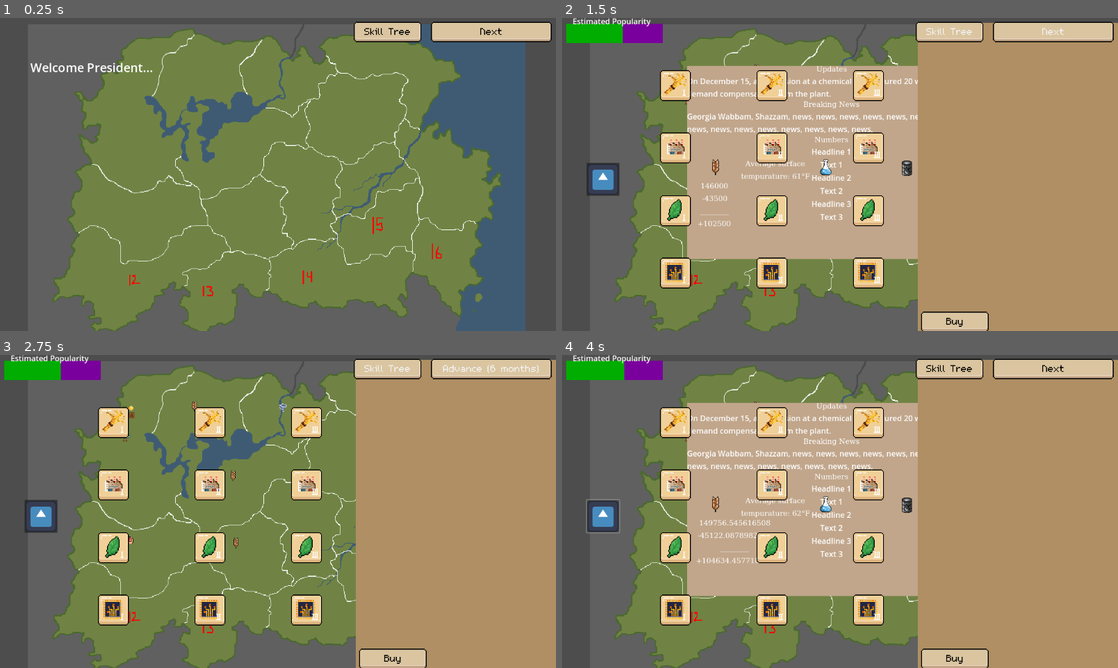
Above: before the commit, frames 1-4 (two rows, left to right).
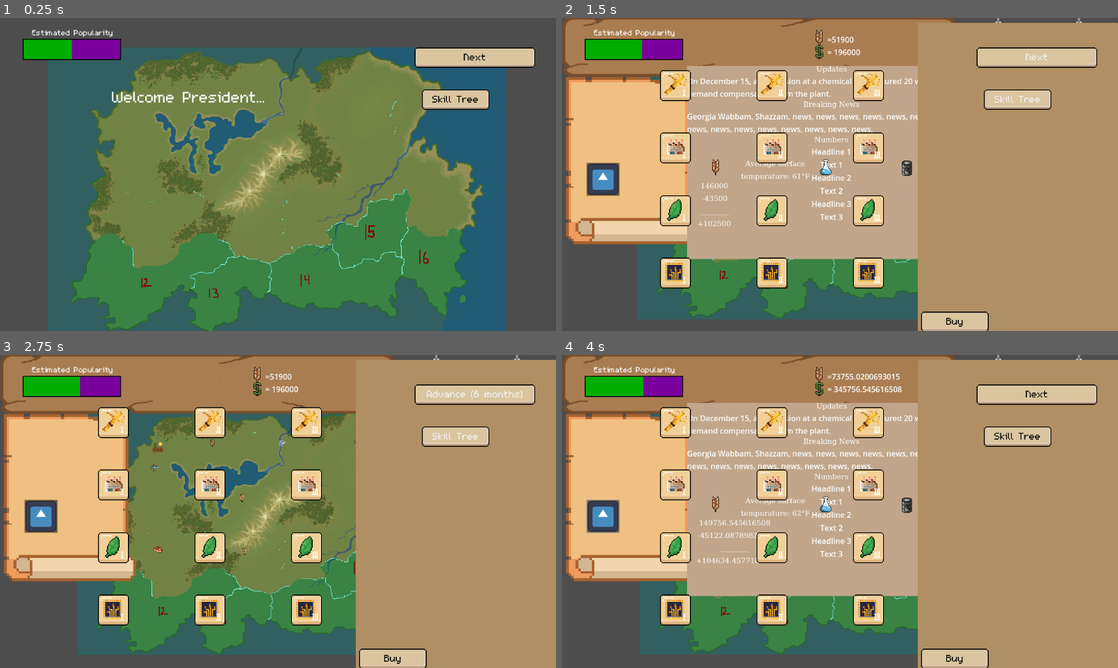
Above: after the commit, the same moments.

Repository: mccoogp/WeatherInc
Game: Godot game, scene res://world.tscn
The game is run twice, just before and just after one commit, with the same random seed, the same clock (stepped at 60 frames per second) and the same inputs. The engine's default icon, where the game draws it, is replaced by a stand-in: a white triangle on a blue panel in a dark square.
Inputs (mouse positions are in pixels of both pictures, inside the frame that each line leads up to):
- Up to frame 1 (0.25 s): no input
- Up to frame 2 (1.5 s): click "Skill Tree" at 0.5 s; click "Next" at 1.25 s
- Up to frame 3 (2.75 s): click "Next" at 2 s
- Up to frame 4 (4 s): click "Advance (6 months)" at 2.75 s; click (600, 517) at 3.5 s

The runs differ from the first frame. In frame 1, 57% of the frame differs, in the area x 4-100%, y 1-100%; in frame 2, 34%; in frame 3, 43%; in frame 4, 34%.

Commit message:
Added some more art and getting the UI working

Diff:
--- /dev/null
+++ b/district.gdshader
@@ -0,0 +1,14 @@
+shader_type canvas_item;
+
+void vertex() {
+	// Called for every vertex the material is visible on.
+}
+
+void fragment() {
+	// Called for every pixel the material is visible on.
+}
+
+//void light() {
+	// Called for every pixel for every light affecting the CanvasItem.
+	// Uncomment to replace the default light processing function with this one.
+//}
--- a/world.gd
+++ b/world.gd
@@ -20,13 +20,14 @@
 var year = 1
 # Called when the node enters the scene tree for the first time.
 func _ready() -> void:
-	$Label4.text = "    =" + str(food) + "\n     = " + str(money)
+	$TopBar/Variables.text = "    =" + str(food) + "\n     = " + str(money)
+	$TopBar.visible = false
 
 var adjacents = {0: [1,4,6], 1: [0,4,2], 2: [1,3,4,5], 3: [2,5,10], 4: [0,1,2,5,6,7,8], 5: [2,3,4,8,9,10], 6: [0,4,7,11], 7: [4,6,8,11,12,13], 8: [4,5,7,9,13,14], 9: [5,8,10,14], 10: [3,5,9,14,15], 11:[6,7,12], 12: [11,7,13], 13: [12,7,8,14,15], 14: [8,9,10,13,15], 15: [10,13,14]}
 
 var zoom = -1
-var cameracenter =  Vector2(420, 297)
-var camerazoom = 1
+var cameracenter =  Vector2(420, 250)
+var camerazoom = 0.8
 
 var posprod = ["none", "grain", "meat", "fish", "factory", "oil", "research"]
 var curprod = 0
@@ -290,7 +291,7 @@
 				if event is InputEventKey and event.pressed:
 					if Input.is_key_pressed(KEY_BACKSPACE):
 						cameracenter =  Vector2(420, 297)
-						camerazoom = 1
+						camerazoom = 0.7
 						zoom = -1
 
 
@@ -298,7 +299,7 @@
 					if event.button_index == MOUSE_BUTTON_LEFT and event.pressed:
 						if districts[zoom].clicked == false and $DistrictMenu.anyclicked == false:
 							cameracenter =  Vector2(420, 297)
-							camerazoom = 1
+							camerazoom = 0.7
 							zoom = -1
 							for district in 16:
 								if districts[district].clicked == true:
@@ -321,7 +322,7 @@
 			if Input.is_key_pressed(KEY_BACKSPACE):
 				frame = 0
 				$Camera2D.position = Vector2(420, 297)
-				$Camera2D.zoom = Vector2(1,1)
+				$Camera2D.zoom = Vector2(0.7,0.7)
 				$DistrictMenu.industry_clicked = false
 				$CanvasLayer.visible = true
 				$"Popularity bar".visible = true
@@ -329,15 +330,15 @@
 		if Input.is_key_pressed(KEY_BACKSPACE):
 				frame = 0
 				$Camera2D.position = Vector2(420, 297)
-				$Camera2D.zoom = Vector2(1,1)
+				$Camera2D.zoom = Vector2(0.7,0.7)
 				$CanvasLayer.visible = previousvis[0]
 				$"Popularity bar".visible =  previousvis[1]
 				$Start.visible = previousvis[2]
 
 func _process(delta: float) -> void:
-	$Label4.text = "    =" + str(food) + "\n    = " + str(money)
+	$TopBar/Variables.text = "    =" + str(food) + "\n    = " + str(money)
 	if activatefact:
-		$Label4.text += "\nFactories = " + str(factories)
+		$TopBar/Variables.text += "\nFactories = " + str(factories)
 	if frame == 0:
 		#print($Camera2D.zoom, $Camera2D.position)
 		#print(camerazoom, cameracenter)
@@ -346,8 +347,8 @@
 		$Camera2D.zoom.x += (camerazoom - $Camera2D.zoom.x)/30
 		$Camera2D.zoom.y += (camerazoom - $Camera2D.zoom.y)/30
 
-		$Label4.position = $Camera2D.position + Vector2(256, -290)/$Camera2D.zoom.y
-		$Label4.scale = Vector2(1,1)/$Camera2D.zoom.x
+		#$Label4.position = $Camera2D.position + Vector2(256, -290)/$Camera2D.zoom.y
+		#$Label4.scale = Vector2(1,1)/$Camera2D.zoom.x
 
 
 		if zoom == -1:
@@ -510,11 +511,10 @@
 			var estimate = GenPopularity(10)
 			$"Popularity bar/ColorRect".size.x = estimate
 			$"Popularity bar/ColorRect2".size.x = 100 - estimate
-			$"Popularity bar/ColorRect2".position.x = 9 + 2*estimate
-
-
-
-			$Label4.visible = true
+			$"Popularity bar/ColorRect2".position.x = 49 + 2*estimate
+
+			$TopBar.visible = true
+			#$Label4.visible = true
 			$"Popularity bar".visible = true
 			$Start.visible = false
 			$CanvasLayer/News.hide = false
--- a/world.tscn
+++ b/world.tscn
@@ -1,30 +1,38 @@
-[gd_scene load_steps=30 format=3 uid="uid://dgo4cwa032h0v"]
+[gd_scene load_steps=36 format=3 uid="uid://dgo4cwa032h0v"]
 
 [ext_resource type="Script" path="res://world.gd" id="1_3gon6"]
 [ext_resource type="PackedScene" uid="uid://cacfd62pudml6" path="res://district.tscn" id="2_41llr"]
 [ext_resource type="Texture2D" uid="uid://b42u6galvg4kj" path="res://ogpc_map/mapfr.png" id="2_yw1kr"]
 [ext_resource type="Texture2D" uid="uid://csgnvamjyfsfx" path="res://icon.svg" id="3_w2861"]
-[ext_resource type="Texture2D" uid="uid://ccq87xsoyvug2" path="res://ogpc_map/map1.png" id="4_nrn2x"]
+[ext_resource type="Texture2D" uid="uid://m467oey86fmp" path="res://4caster Art/new map/district1.png" id="4_beqg1"]
 [ext_resource type="Texture2D" uid="uid://ci40uw4qw76ht" path="res://Box.png" id="4_r5mvf"]
-[ext_resource type="Texture2D" uid="uid://chk56xbm72gq8" path="res://ogpc_map/map2.png" id="5_java2"]
+[ext_resource type="Texture2D" uid="uid://0u746ocid1y2" path="res://4caster Art/new map/district2.png" id="5_ec8ym"]
 [ext_resource type="Script" path="res://district_menu.gd" id="5_s2cnt"]
-[ext_resource type="Texture2D" uid="uid://stjlvyolph21" path="res://ogpc_map/map3.png" id="6_dnp75"]
+[ext_resource type="Texture2D" uid="uid://dcrmpvds4a51n" path="res://4caster Art/new map/district3.png" id="6_fi25x"]
 [ext_resource type="Script" path="res://industry_menu_clicked.gd" id="6_ttn6t"]
 [ext_resource type="Script" path="res://popularity.gd" id="7_b887d"]
-[ext_resource type="Texture2D" uid="uid://c1gfgth63xvrd" path="res://ogpc_map/map4.png" id="7_q7djm"]
 [ext_resource type="Script" path="res://label_2.gd" id="7_vefmc"]
-[ext_resource type="Texture2D" uid="uid://dvbbn3i485v5s" path="res://ogpc_map/map5.png" id="8_wxhan"]
-[ext_resource type="Texture2D" uid="uid://chaglsycfa0sp" path="res://ogpc_map/map6.png" id="9_cjij6"]
-[ext_resource type="Texture2D" uid="uid://b1x425kpot6kk" path="res://ogpc_map/map7.png" id="10_6le1u"]
-[ext_resource type="Texture2D" uid="uid://bepn0r0vs8tg5" path="res://ogpc_map/map8.png" id="11_fs5wx"]
-[ext_resource type="Texture2D" uid="uid://dq6yda8lu7x8d" path="res://ogpc_map/map9.png" id="12_7bvj4"]
+[ext_resource type="Texture2D" uid="uid://ddy4svvjoetiw" path="res://4caster Art/new map/district4.png" id="7_yp4oj"]
+[ext_resource type="Texture2D" uid="uid://nla4nyaawkns" path="res://4caster Art/new map/district5.png" id="8_83dif"]
+[ext_resource type="Texture2D" uid="uid://dlhe4u1yppycd" path="res://4caster Art/new map/district6.png" id="9_vg7tp"]
+[ext_resource type="Texture2D" uid="uid://6c0b88arghg3" path="res://4caster Art/new map/district7.png" id="10_t472r"]
+[ext_resource type="Texture2D" uid="uid://b6xafhg1w3k1g" path="res://4caster Art/new map/district8.png" id="11_y2jl0"]
+[ext_resource type="Texture2D" uid="uid://do8d2kr3l75qw" path="res://4caster Art/new map/district9.png" id="12_ag4au"]
 [ext_resource type="PackedScene" uid="uid://s2poj2l4nlfc" path="res://UI.tscn" id="12_k216x"]
+[ext_resource type="Texture2D" uid="uid://dopnm5g13slcy" path="res://4caster Art/new map/district10.png" id="13_23l0j"]
 [ext_resource type="Script" path="res://tax_label.gd" id="13_6327v"]
-[ext_resource type="Texture2D" uid="uid://b1yqgep36wrhs" path="res://ogpc_map/map10.png" id="13_thahp"]
-[ext_resource type="Texture2D" uid="uid://lbnmtd3bb3gc" path="res://ogpc_map/map11.png" id="14_e5fce"]
+[ext_resource type="Texture2D" uid="uid://bpn10f2wtf42n" path="res://4caster Art/new map/district11.png" id="14_5hcpw"]
 [ext_resource type="Texture2D" uid="uid://cf4tedwaqq4r6" path="res://4caster Art/variables/dollar.png" id="15_ds5hs"]
+[ext_resource type="FontFile" uid="uid://bdw8tj5ekkyoi" path="res://m5x7.ttf" id="16_6dtuk"]
 [ext_resource type="Texture2D" uid="uid://cv5e5dl0udsxh" path="res://4caster Art/industries/grain.png" id="16_lw505"]
+[ext_resource type="Texture2D" uid="uid://b1ecqpyxsxhg2" path="res://4caster Art/menu/menu_left.png" id="16_r0fdw"]
+[ext_resource type="Texture2D" uid="uid://b3hq3frebpew7" path="res://4caster Art/menu/menu_right.png" id="17_uh2i4"]
 [ext_resource type="PackedScene" uid="uid://b6n21rixj3vjv" path="res://pause.tscn" id="25_irgum"]
+[ext_resource type="Texture2D" uid="uid://dsc86vr60qvhl" path="res://4caster Art/menu/menu.png" id="26_3urtx"]
+
+[sub_resource type="LabelSettings" id="LabelSettings_gib8d"]
+font = ExtResource("16_6dtuk")
+font_size = 25
 
 [sub_resource type="LabelSettings" id="LabelSettings_afd1u"]
 font_size = 70
@@ -38,6 +46,10 @@
 
 [sub_resource type="LabelSettings" id="LabelSettings_7wjru"]
 font_size = 40
+
+[sub_resource type="LabelSettings" id="LabelSettings_3u6n6"]
+font = ExtResource("16_6dtuk")
+font_size = 50
 
 [node name="world" type="Node2D" node_paths=PackedStringArray("districts")]
 scale = Vector2(0.84, 0.84)
@@ -45,23 +57,25 @@
 districts = [NodePath("District"), NodePath("District2"), NodePath("District3"), NodePath("District4"), NodePath("Distr …(267 unchanged characters)…
 
 [node name="Background" type="Sprite2D" parent="."]
+modulate = Color(0.521569, 1, 1, 1)
 texture_filter = 1
 position = Vector2(417, 309)
 scale = Vector2(0.720001, 0.716921)
 texture = ExtResource("2_yw1kr")
 
 [node name="District" parent="." instance=ExtResource("2_41llr")]
-position = Vector2(23, 91)
+position = Vector2(20.2381, 92.8571)
 scale = Vector2(67, 67)
 water = true
 population = 20000
 product = ["fish"]
 center = Vector2(60, 150)
 zoom = 1.75
-image = ExtResource("4_nrn2x")
+image = ExtResource("4_beqg1")
 
 [node name="District2" parent="." instance=ExtResource("2_41llr")]
-position = Vector2(194, 17)
+texture_filter = 1
+position = Vector2(197.619, 17.8571)
 scale = Vector2(67, 67)
 DistrictNumber = 2
 water = true
@@ -69,7 +83,7 @@
 product = ["grain"]
 center = Vector2(200, 50)
 zoom = 3.0
-image = ExtResource("5_java2")
+image = ExtResource("5_ec8ym")
 
 [node name="District3" parent="." instance=ExtResource("2_41llr")]
 texture_filter = 1
@@ -79,7 +93,7 @@
 product = ["oil"]
 center = Vector2(410, 50)
 zoom = 3.5
-image = ExtResource("6_dnp75")
+image = ExtResource("6_fi25x")
 
 [node name="District4" parent="." instance=ExtResource("2_41llr")]
 texture_filter = 1
@@ -90,7 +104,7 @@
 product = ["fish"]
 center = Vector2(620, 20)
 zoom = 2.5
-image = ExtResource("7_q7djm")
+image = ExtResource("7_yp4oj")
 
 [node name="District5" parent="." instance=ExtResource("2_41llr")]
 texture_filter = 1
@@ -101,7 +115,7 @@
 product = ["grain"]
 center = Vector2(280, 220)
 zoom = 2.5
-image = ExtResource("8_wxhan")
+image = ExtResource("8_83dif")
 
 [node name="District6" parent="." instance=ExtResource("2_41llr")]
 texture_filter = 1
@@ -110,7 +124,7 @@
 DistrictNumber = 6
 center = Vector2(540, 125)
 zoom = 2.5
-image = ExtResource("9_cjij6")
+image = ExtResource("9_vg7tp")
 
 [node name="District7" parent="." instance=ExtResource("2_41llr")]
 texture_filter = 1
@@ -120,7 +134,7 @@
 product = ["meat"]
 center = Vector2(30, 370)
 zoom = 2.5
-image = ExtResource("10_6le1u")
+image = ExtResource("10_t472r")
 
 [node name="District8" parent="." instance=ExtResource("2_41llr")]
 texture_filter = 1
@@ -130,7 +144,7 @@
 product = ["grain"]
 center = Vector2(310, 370)
 zoom = 2.7
-image = ExtResource("11_fs5wx")
+image = ExtResource("11_y2jl0")
 
 [node name="District9" parent="." instance=ExtResource("2_41llr")]
 texture_filter = 1
@@ -139,7 +153,7 @@
 DistrictNumber = 9
 center = Vector2(490, 340)
 zoom = 2.3
-image = ExtResource("12_7bvj4")
+image = ExtResource("12_ag4au")
 
 [node name="District10" parent="." instance=ExtResource("2_41llr")]
 texture_filter = 1
@@ -148,7 +162,7 @@
 DistrictNumber = 10
 center = Vector2(629, 290)
 zoom = 3.2
-image = ExtResource("13_thahp")
+image = ExtResource("13_23l0j")
 
 [node name="District11" parent="." instance=ExtResource("2_41llr")]
 texture_filter = 1
@@ -157,7 +171,7 @@
 water = true
 center = Vector2(820, 300)
 zoom = 2.5
-image = ExtResource("14_e5fce")
+image = ExtResource("14_5hcpw")
 
 [node name="District12" parent="." instance=ExtResource("2_41llr")]
 
@@ -170,49 +184,81 @@
 [node name="District16" parent="." instance=ExtResource("2_41llr")]
 water = true
 
+[node name="TopBar" type="CanvasLayer" parent="."]
+
+[node name="MenuGuide" type="Sprite2D" parent="TopBar"]
+position = Vector2(573, 355)
+scale = Vector2(1.34, 1.34)
+texture = ExtResource("26_3urtx")
+
+[node name="LeftMenu" type="Sprite2D" parent="TopBar"]
+texture_filter = 1
+position = Vector2(145, 295)
+scale = Vector2(1.34, 1.34)
+texture = ExtResource("16_r0fdw")
+
+[node name="TopMenu" type="Sprite2D" parent="TopBar"]
+texture_filter = 1
+position = Vector2(145, 295)
+scale = Vector2(1.34, 1.34)
+texture = ExtResource("16_r0fdw")
+
+[node name="RightMenu" type="Sprite2D" parent="TopBar"]
+texture_filter = 1
+position = Vector2(981, 111)
+scale = Vector2(1.34, 1.34)
+texture = ExtResource("17_uh2i4")
+
+[node name="Variables" type="Label" parent="TopBar"]
+offset_left = 533.0
+offset_top = 33.0
+offset_right = 823.99
+offset_bottom = 108.0
+
+[node name="Money" type="Sprite2D" parent="TopBar/Variables"]
+position = Vector2(0.000434399, 36.9047)
+texture = ExtResource("15_ds5hs")
+
+[node name="Food" type="Sprite2D" parent="TopBar/Variables"]
+position = Vector2(0.000435965, 8.33329)
+texture = ExtResource("16_lw505")
+
 [node name="Popularity bar" type="CanvasLayer" parent="."]
-visible = false
+
+[node name="ColorRect3" type="ColorRect" parent="Popularity bar"]
+offset_left = 47.0
+offset_top = 43.0
+offset_right = 251.0
+offset_bottom = 87.0
+color = Color(0, 0, 0, 1)
 
 [node name="ColorRect2" type="ColorRect" parent="Popularity bar"]
-offset_left = 109.0
-offset_top = 12.0
-offset_right = 159.0
-offset_bottom = 52.0
+offset_left = 149.0
+offset_top = 45.0
+offset_right = 199.0
+offset_bottom = 85.0
 scale = Vector2(2, 1)
 color = Color(0.478431, 0, 0.615686, 1)
 
 [node name="ColorRect" type="ColorRect" parent="Popularity bar"]
-offset_left = 9.0
-offset_top = 12.0
-offset_right = 59.0
-offset_bottom = 52.0
+offset_left = 49.0
+offset_top = 45.0
+offset_right = 99.0
+offset_bottom = 85.0
 scale = Vector2(2, 1)
 color = Color(0, 0.678431, 0, 1)
 
 [node name="Label" type="Label" parent="Popularity bar"]
 texture_filter = 1
-offset_left = 22.0
-offset_top = -5.0
-offset_right = 184.0
-offset_bottom = 18.0
+offset_left = 66.0
+offset_top = 19.0
+offset_right = 235.0
+offset_bottom = 42.0
 text = "Estimated Popularity"
-
-[node name="Label4" type="Label" parent="."]
-visible = false
-offset_left = 1164.29
-offset_top = 67.8571
-offset_right = 1455.28
-offset_bottom = 142.857
-
-[node name="Money" type="Sprite2D" parent="Label4"]
-position = Vector2(0.000434399, 36.9047)
-texture = ExtResource("15_ds5hs")
-
-[node name="Food" type="Sprite2D" parent="Label4"]
-position = Vector2(0.000435965, 8.33329)
-texture = ExtResource("16_lw505")
+label_settings = SubResource("LabelSettings_gib8d")
 
 [node name="DistrictMenu" type="Sprite2D" parent="."]
+z_index = 1
 position = Vector2(-90.4762, 63.0953)
 scale = Vector2(0.08, 0.08)
 script = ExtResource("5_s2cnt")
@@ -297,12 +343,13 @@
 
 [node name="Camera2D" type="Camera2D" parent="."]
 position = Vector2(420, 297)
+scale = Vector2(0.7, 0.7)
 
 [node name="Label3" type="Label" parent="."]
-offset_left = 1353.57
-offset_top = -55.9524
-offset_right = 2713.57
-offset_bottom = 753.048
+offset_left = 1563.1
+offset_top = -48.8095
+offset_right = 2923.1
+offset_bottom = 760.191
 scale = Vector2(0.839998, 0.839998)
 text = "POSSIBLE INDUSTRIES:
 🌾 Grain
@@ -326,15 +373,28 @@
 hide = true
 skillclicked = true
 
+[node name="UpdateToggle" parent="CanvasLayer/News" index="2"]
+offset_left = 872.0
+offset_top = 76.0
+offset_right = 1130.0
+offset_bottom = 132.0
+
+[node name="SkillTreeToggle" parent="CanvasLayer/News" index="3"]
+offset_left = 887.0
+offset_top = 163.0
+offset_right = 1035.0
+offset_bottom = 219.0
+
 [node name="Start" type="CanvasLayer" parent="."]
 
 [node name="Label" type="Label" parent="Start"]
-offset_left = 63.0
-offset_top = 85.0
-offset_right = 316.0
-offset_bottom = 120.0
+offset_left = 232.0
+offset_top = 141.0
+offset_right = 485.0
+offset_bottom = 176.0
 theme_override_font_sizes/font_size = 25
 text = "Welcome President..."
+label_settings = SubResource("LabelSettings_3u6n6")
 
 [node name="Pause" parent="." instance=ExtResource("25_irgum")]
 position = Vector2(-1557.14, 2.38095)
Binary file added: 4caster Art/menu/menu.png
Not shown, added: 4caster Art/menu/menu.png.import
Binary file added: 4caster Art/menu/menu_left.png
Not shown, added: 4caster Art/menu/menu_left.png.import
Binary file added: 4caster Art/menu/menu_right.png
Not shown, added: 4caster Art/menu/menu_right.png.import
Binary file added: 4caster Art/menu/menu_section.png
Not shown, added: 4caster Art/menu/menu_section.png.import
Binary file added: 4caster Art/menu/menu_x.png
Not shown, added: 4caster Art/menu/menu_x.png.import
Binary file added: 4caster Art/new map/district1.png
Not shown, added: 4caster Art/new map/district1.png.import
(and 33 more such lines)
